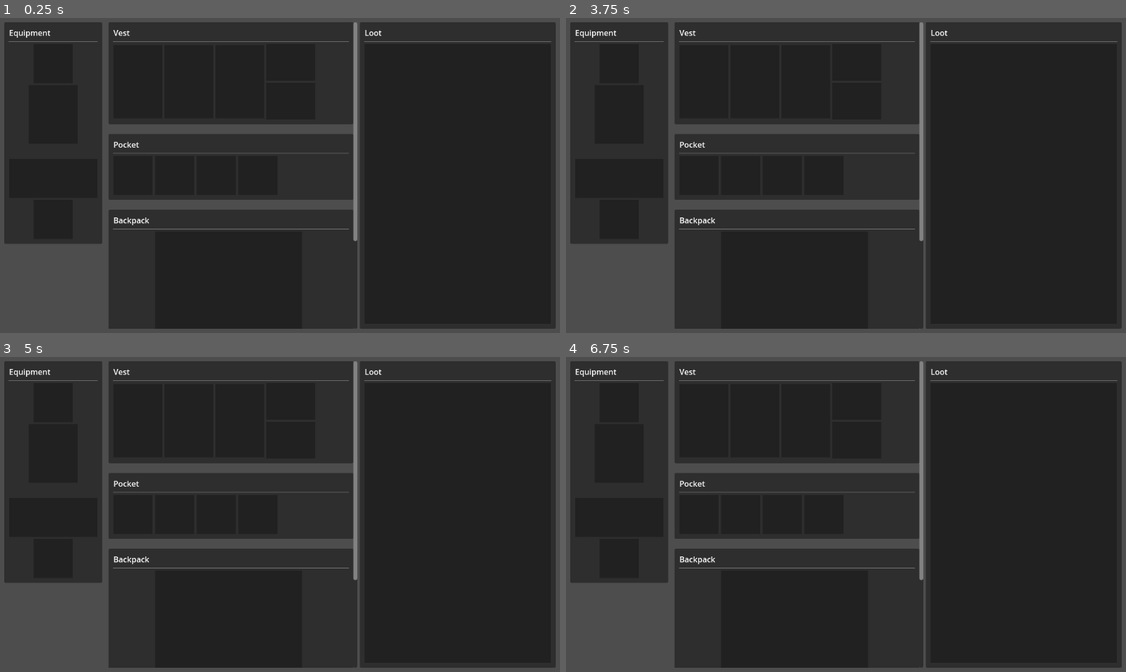
Above: before the commit, frames 1-4 (two rows, left to right).
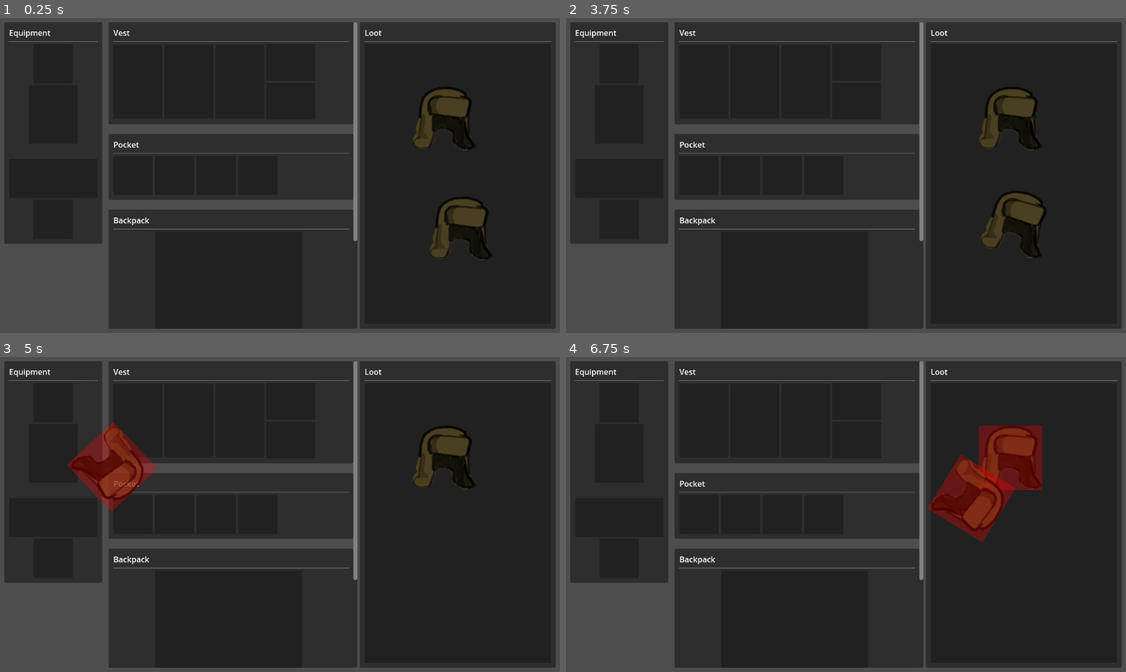
Above: after the commit, the same moments.

Repository: zMenta/FreeMovingInventoryDemo
Game: Godot game, scene res://main/main.tscn
The game is run twice, just before and just after one commit, with the same random seed, the same clock (stepped at 60 frames per second) and the same inputs. The engine's default icon, where the game draws it, is replaced by a stand-in: a white triangle on a blue panel in a dark square.
Inputs (mouse positions are in pixels of both pictures, inside the frame that each line leads up to):
- Up to frame 1 (0.25 s): no input
- Up to frame 2 (3.75 s): tap Enter at 0.5, 2, 3.5 s; move the mouse to (969, 159) at 0.52 s; hold Q (rotate_right) 0.53-1.28 s; click (969, 159) at 0.6 s; tap Space at 1.25, 2.75 s; move the mouse to (734, 191) at 1.27 s; hold E (rotate_left) 1.28-2.03 s; tap R (rotate_step) at 1.35, 2.85 s; move the mouse to (902, 106) at 2.02 s; hold Q (rotate_right) 2.03-3.53 s; click (902, 106) at 2.1 s; move the mouse to (818, 238) at 2.77 s; move the mouse to (1014, 222) at 3.52 s; hold E (rotate_left) from 3.53 s (still down); click (1014, 222) at 3.6 s
- Up to frame 3 (5 s): keep holding E (rotate_left); move the mouse to (112, 467) at 4.27 s; tap R (rotate_step) at 4.35 s
- Up to frame 4 (6.75 s): move the mouse to (874, 514) at 5.02 s; click (874, 514) at 5.1 s; move the mouse to (762, 435) at 5.77 s; release E (rotate_left) at 5.78 s; hold Q (rotate_right) from 5.78 s (still down); tap R (rotate_step) at 5.85 s; move the mouse to (969, 498) at 6.52 s; click (969, 498) at 6.6 s

The runs differ from the first frame. In frame 1, 2.2% of the frame differs, in the area x 73-88%, y 21-77%; in frame 2, 2.2%; in frame 3, 3.4%; in frame 4, 4.4%, in the area x 64-86%, y 21-59%.

Commit message:
inventory code, autoload, etc

Diff:
--- /dev/null
+++ b/autoloads/globals.gd
@@ -0,0 +1,4 @@
+extends Node
+
+signal on_item_focus(item: Item)
+signal on_container_focus(inventory: PanelContainer)
--- a/equipment/equipment_layout.tscn
+++ b/equipment/equipment_layout.tscn
@@ -5,6 +5,7 @@
 [node name="EquipmentLayout" type="PanelContainer"]
 offset_right = 40.0
 offset_bottom = 40.0
+mouse_filter = 2
 
 [node name="MarginContainer" type="MarginContainer" parent="."]
 layout_mode = 2
@@ -24,6 +25,7 @@
 
 [node name="HSeparator" type="HSeparator" parent="MarginContainer/VBoxContainer"]
 layout_mode = 2
+mouse_filter = 2
 
 [node name="EquipmentSlot" parent="MarginContainer/VBoxContainer" instance=ExtResource("1_x4cqg")]
 custom_minimum_size = Vector2(80, 80)
--- a/equipment/pocket_layout.tscn
+++ b/equipment/pocket_layout.tscn
@@ -5,6 +5,7 @@
 [node name="PocketLayout" type="PanelContainer"]
 offset_right = 40.0
 offset_bottom = 40.0
+mouse_filter = 2
 
 [node name="MarginContainer" type="MarginContainer" parent="."]
 layout_mode = 2
@@ -25,9 +26,11 @@
 
 [node name="HSeparator" type="HSeparator" parent="MarginContainer/VBoxContainer"]
 layout_mode = 2
+mouse_filter = 2
 
 [node name="HBoxContainer" type="HBoxContainer" parent="MarginContainer/VBoxContainer"]
 layout_mode = 2
+mouse_filter = 2
 theme_override_constants/separation = 5
 
 [node name="InventoryContainer" parent="MarginContainer/VBoxContainer/HBoxContainer" instance=ExtResource("1_rfqds")]
--- a/equipment/vests/vest_layout_1.tscn
+++ b/equipment/vests/vest_layout_1.tscn
@@ -5,6 +5,7 @@
 [node name="Vest1" type="PanelContainer"]
 offset_right = 40.0
 offset_bottom = 40.0
+mouse_filter = 2
 
 [node name="MarginContainer" type="MarginContainer" parent="."]
 layout_mode = 2
@@ -24,9 +25,11 @@
 
 [node name="HSeparator" type="HSeparator" parent="MarginContainer/VBoxContainer"]
 layout_mode = 2
+mouse_filter = 2
 
 [node name="HBoxContainer" type="HBoxContainer" parent="MarginContainer/VBoxContainer"]
 layout_mode = 2
+mouse_filter = 2
 
 [node name="InventoryContainer" parent="MarginContainer/VBoxContainer/HBoxContainer" instance=ExtResource("1_nya8n")]
 custom_minimum_size = Vector2(100, 150)
@@ -42,6 +45,7 @@
 
 [node name="VBoxContainer" type="VBoxContainer" parent="MarginContainer/VBoxContainer/HBoxContainer"]
 layout_mode = 2
+mouse_filter = 2
 
 [node name="InventoryContainer4" parent="MarginContainer/VBoxContainer/HBoxContainer/VBoxContainer" instance=ExtResource("1_nya8n")]
 custom_minimum_size = Vector2(100, 75)
--- /dev/null
+++ b/inventory/inventory.gd
@@ -0,0 +1,5 @@
+extends MarginContainer
+
+var held_item : Item
+var item_with_focus : Item
+var container_with_focus
--- a/inventory/inventory.tscn
+++ b/inventory/inventory.tscn
@@ -1,25 +1,29 @@
-[gd_scene load_steps=6 format=3 uid="uid://g4orst357vmx"]
+[gd_scene load_steps=7 format=3 uid="uid://g4orst357vmx"]
 
 [ext_resource type="PackedScene" uid="uid://ckt6byoj40ysp" path="res://equipment/equipment_layout.tscn" id="1_n3ywu"]
+[ext_resource type="Script" path="res://inventory/inventory.gd" id="1_seni0"]
 [ext_resource type="PackedScene" uid="uid://dtmnl8oh8kbnv" path="res://equipment/vests/vest_layout_1.tscn" id="2_wygkf"]
 [ext_resource type="PackedScene" uid="uid://cdt1nc5m5edfv" path="res://equipment/pocket_layout.tscn" id="3_glbwo"]
 [ext_resource type="PackedScene" uid="uid://c0g82r5s426ck" path="res://equipment/backpacks/backpack_layout_1.tscn" id="4_bb5fg"]
 [ext_resource type="PackedScene" uid="uid://bl1fy6yj1bgyq" path="res://loot_container.tscn" id="5_e88ul"]
 
-[node name="MarginContainer" type="MarginContainer"]
+[node name="Inventory" type="MarginContainer"]
 anchors_preset = 15
 anchor_right = 1.0
 anchor_bottom = 1.0
 grow_horizontal = 2
 grow_vertical = 2
+mouse_filter = 2
 theme_override_constants/margin_left = 10
 theme_override_constants/margin_top = 10
 theme_override_constants/margin_right = 10
 theme_override_constants/margin_bottom = 10
+script = ExtResource("1_seni0")
 
 [node name="HBoxContainer" type="HBoxContainer" parent="."]
 layout_mode = 2
 size_flags_horizontal = 0
+mouse_filter = 2
 theme_override_constants/separation = 5
 
 [node name="EquipmentContainer" type="ScrollContainer" parent="HBoxContainer"]
@@ -37,6 +41,7 @@
 
 [node name="VBoxContainer" type="VBoxContainer" parent="HBoxContainer/InventoryContainer"]
 layout_mode = 2
+mouse_filter = 2
 theme_override_constants/separation = 20
 
 [node name="Vest1" parent="HBoxContainer/InventoryContainer/VBoxContainer" instance=ExtResource("2_wygkf")]
@@ -58,6 +63,7 @@
 layout_mode = 2
 size_flags_horizontal = 3
 size_flags_vertical = 3
+mouse_filter = 2
 
 [node name="LootContainer" parent="HBoxContainer/LootContainer/VBoxContainer" instance=ExtResource("5_e88ul")]
 layout_mode = 2
--- /dev/null
+++ b/item/items/hat.tscn
@@ -0,0 +1,16 @@
+[gd_scene load_steps=3 format=3 uid="uid://bb3sug6615rbi"]
+
+[ext_resource type="PackedScene" uid="uid://ojpob7d0bs30" path="res://item/item.tscn" id="1_etix1"]
+[ext_resource type="Texture2D" uid="uid://da28a7exmxujt" path="res://assets/hat.png" id="2_jfqwb"]
+
+[node name="Item" instance=ExtResource("1_etix1")]
+
+[node name="TextureRect" parent="." index="0"]
+offset_left = -66.0
+offset_top = -66.0
+offset_bottom = 66.0
+texture = ExtResource("2_jfqwb")
+expand_mode = 1
+
+[node name="Filter" parent="TextureRect" index="0"]
+color = Color(1, 1, 1, 0)
--- a/loot_container.tscn
+++ b/loot_container.tscn
@@ -5,6 +5,7 @@
 [node name="LootContainer" type="PanelContainer"]
 offset_right = 620.0
 offset_bottom = 858.0
+mouse_filter = 2
 
 [node name="MarginContainer" type="MarginContainer" parent="."]
 layout_mode = 2
@@ -24,6 +25,7 @@
 
 [node name="HSeparator" type="HSeparator" parent="MarginContainer/VBoxContainer"]
 layout_mode = 2
+mouse_filter = 2
 
 [node name="InventoryContainer" parent="MarginContainer/VBoxContainer" instance=ExtResource("1_kpjxh")]
 layout_mode = 2
--- a/main/main.tscn
+++ b/main/main.tscn
@@ -1,7 +1,14 @@
-[gd_scene load_steps=2 format=3 uid="uid://c2xei87g6pyt4"]
+[gd_scene load_steps=3 format=3 uid="uid://c2xei87g6pyt4"]
 
 [ext_resource type="PackedScene" uid="uid://g4orst357vmx" path="res://inventory/inventory.tscn" id="1_xyuj6"]
+[ext_resource type="PackedScene" uid="uid://bb3sug6615rbi" path="res://item/items/hat.tscn" id="2_oqc02"]
 
 [node name="Main" type="Node"]
 
-[node name="MarginContainer" parent="." instance=ExtResource("1_xyuj6")]
+[node name="Inventory" parent="." instance=ExtResource("1_xyuj6")]
+
+[node name="Item" parent="." instance=ExtResource("2_oqc02")]
+position = Vector2(910, 208)
+
+[node name="Item2" parent="." instance=ExtResource("2_oqc02")]
+position = Vector2(944, 433)
Binary file added: assets/4-7-23_props.png
Not shown, added: assets/4-7-23_props.png.import
Binary file added: assets/hat.png
Not shown, added: assets/hat.png.import
